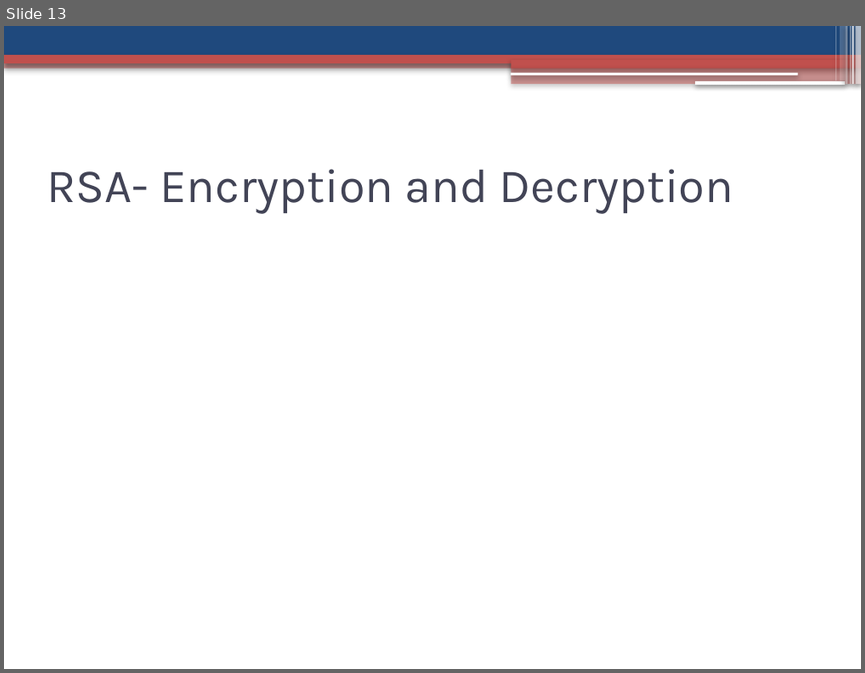
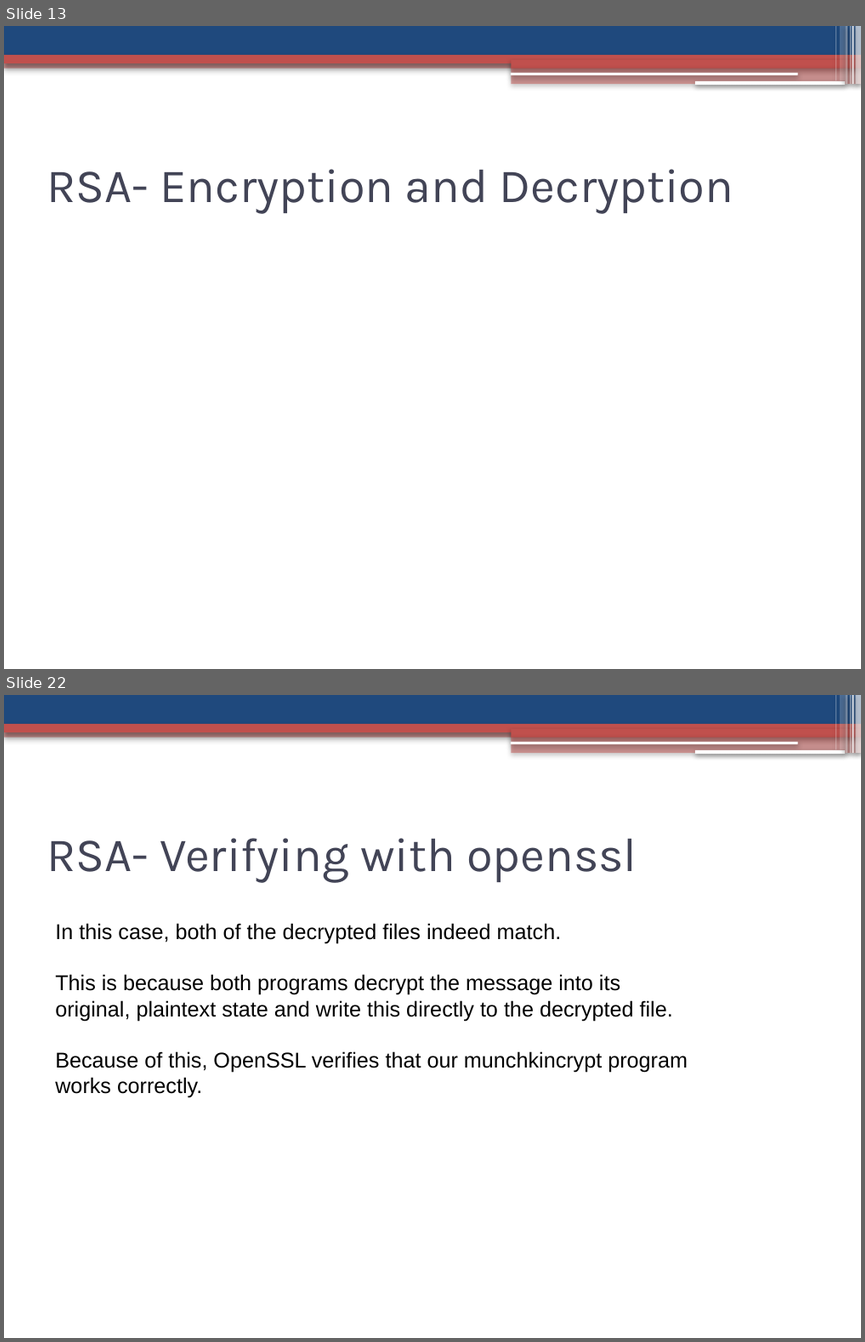
Before and after one commit to jaideng123/Cryptosystems, a slide deck: FinalPresentation.pptx. Shown one above the other, each under a label of ours: slide 13 before the commit, slides 13 and 22 after it; the slides between them are not shown. The pictures are 865x673 and 865x1342 pixels, drawn with LibreOffice and Linux fonts; fonts in the diff are those of the drawing. Boxes give left, top, right and bottom in pixels: in the first picture for what was removed or moved away, otherwise in the second. Text is boxed around its words. In the diff, an @@ line names an element or a change of style, - is before the commit and + after.

Commit message:
Add OpenSSL Testing and RSA Test case slides

```diff
--- a/FinalPresentation.pptx
+++ b/FinalPresentation.pptx
@@ slide 22 added at (x1=4, y1=695, x2=861, y2=1338), background #FFFFFF; not listed: 13 template elements that a slide beside it also shows @@
@@ text added at (x1=46, y1=838, x2=636, y2=882), 40 pt, text #424456 @@
+RSA- Verifying with openssl
@@ text added at (x1=55, y1=923, x2=687, y2=1098), 18 pt, text #000000 @@
+In this case, both of the decrypted files indeed match.
+This is because both programs decrypt the message into its original, plaintext state and write this directly to the decrypted file.
+Because of this, OpenSSL verifies that our munchkincrypt program works correctly.
```
Also in this commit, not shown: 6 slides changed, 9 other slides added.
